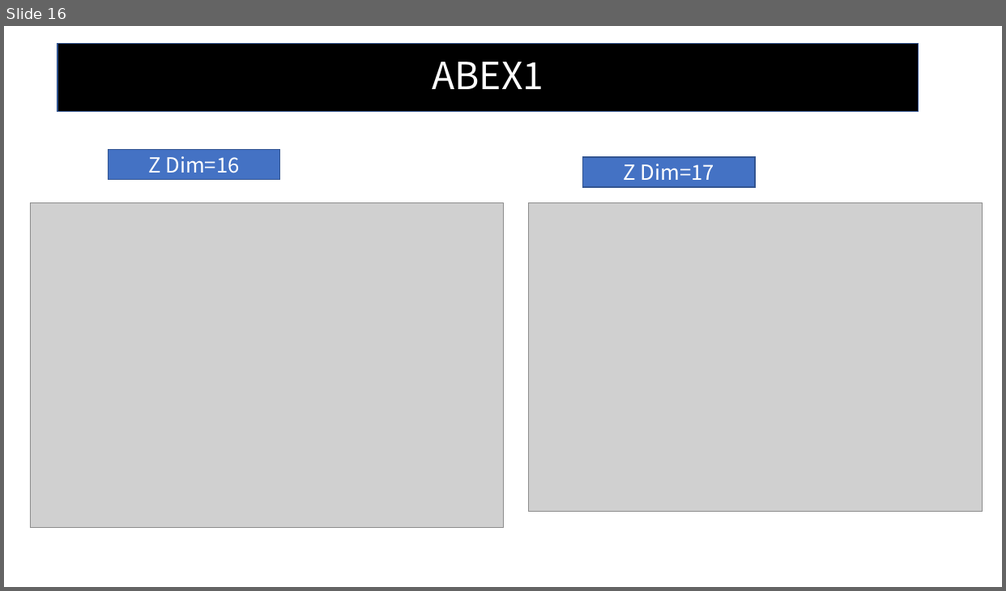
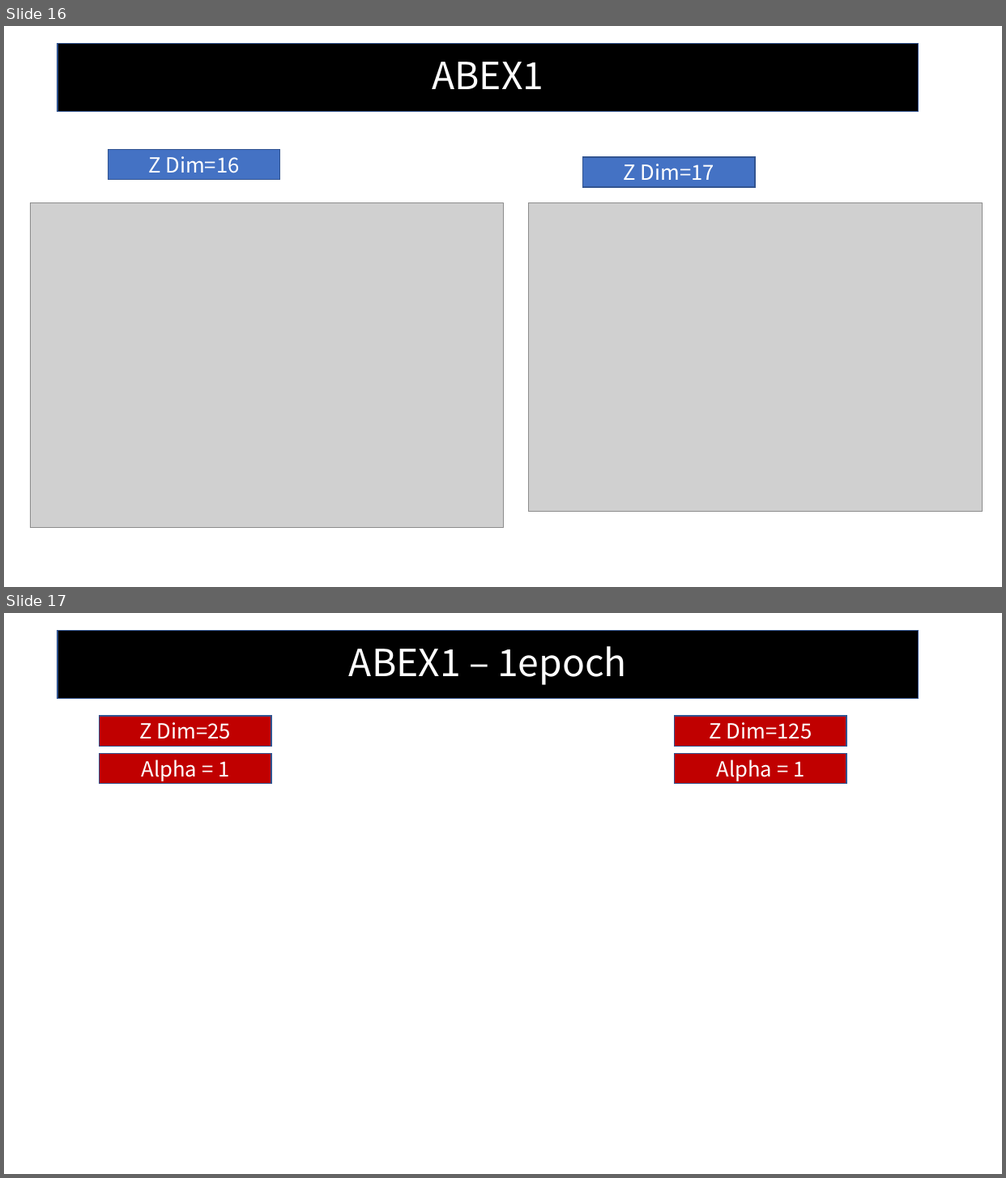
Before and after one commit to fxnnxc/text_summarization, a slide deck: presentation2.pptx. Shown one above the other, each under a label of ours: slide 16 before the commit, slides 16 and 17 after it. The pictures are 1006x591 and 1006x1178 pixels, drawn with LibreOffice and Linux fonts; fonts in the diff are those of the drawing; grey boxes stand for pictures. Boxes give left, top, right and bottom in pixels: in the first picture for what was removed or moved away, otherwise in the second. Text is boxed around its words. In the diff, an @@ line names an element or a change of style, - is before the commit and + after.

```diff
--- a/presentation2.pptx
+++ b/presentation2.pptx
@@ slide 17 added at box(4, 613, 1002, 1174), background #FFFFFF @@
@@ title added at box(57, 631, 918, 699), fill #000000, outline #325491 1 pt, 36 pt, text #FFFFFF @@
+ABEX1 – 1epoch
@@ rectangle added at box(99, 717, 271, 747), fill #C00000, outline #325491 1 pt, 20 pt, text #FFFFFF @@
+Z Dim=25
@@ rectangle added at box(675, 717, 847, 747), fill #C00000, outline #325491 1 pt, 20 pt, text #FFFFFF @@
+Z Dim=125
@@ rectangle added at box(99, 754, 271, 784), fill #C00000, outline #325491 1 pt, 20 pt, text #FFFFFF @@
+Alpha = 1
@@ rectangle added at box(675, 754, 847, 784), fill #C00000, outline #325491 1 pt, 20 pt, text #FFFFFF @@
+Alpha = 1
```
Also in this commit, not shown: 1 other slide added, 1 other file.
